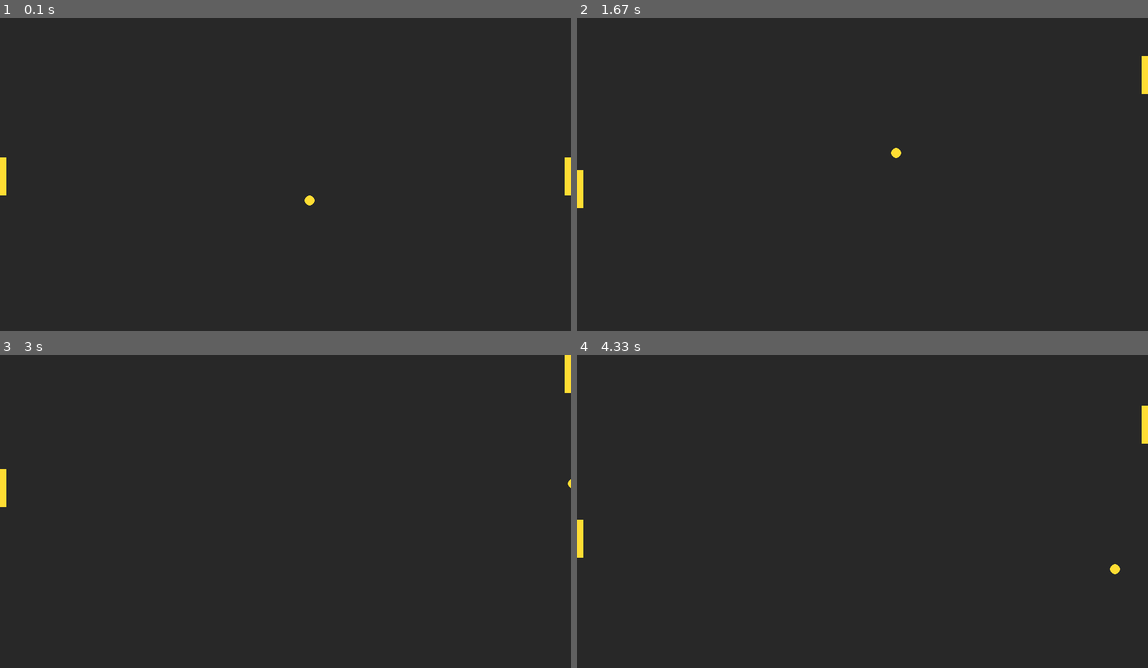
Above: before the commit, frames 1-4 (two rows, left to right).
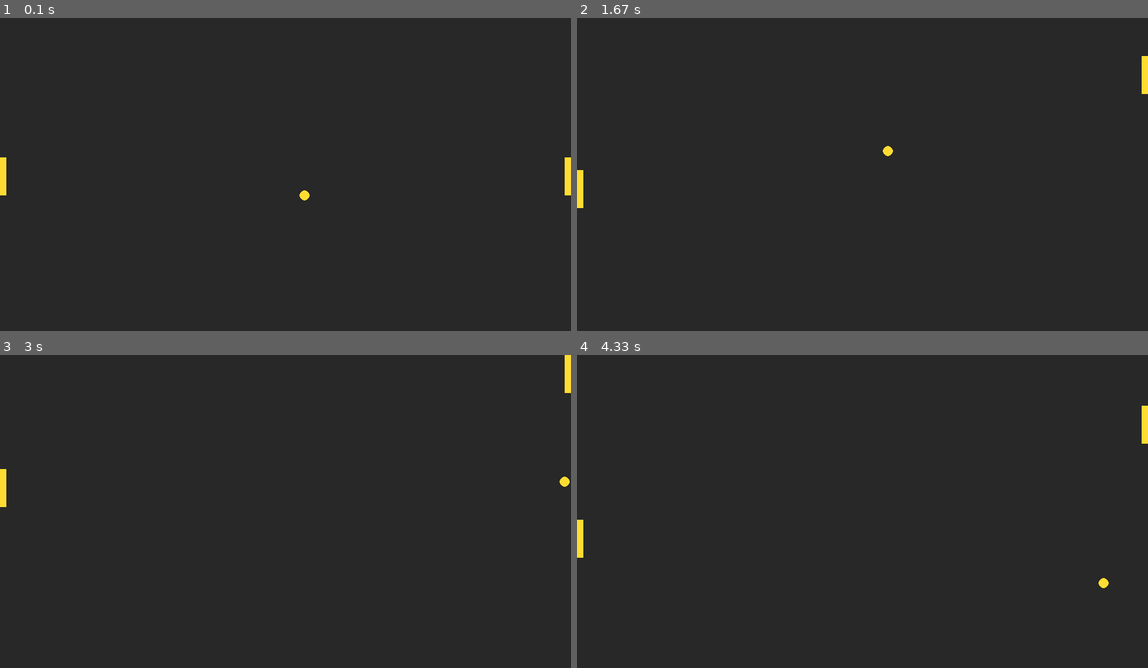
Above: after the commit, the same moments.

Repository: milankostak/KCGI-GamesAI
Game: pygame game, started from Lesson 03 - Pygame/games_ai_03_pygame.py
Same seed, same stepped clock (60 frames per second), same inputs: the game is played once before the commit and once after it.
Inputs:
- Up to frame 1 (0.1 s): no input
- Up to frame 2 (1.67 s): hold Up 0.33-0.8 s; hold Down 0.83-1.13 s; hold S 0.83-1.13 s; hold Up 1.17-1.53 s; hold W 1.17-1.53 s; hold Down from 1.57 s (still down); hold S from 1.57 s (still down)
- Up to frame 3 (3 s): release Down at 1.93 s; release S at 1.93 s; hold Up 1.97-2.27 s; hold W 1.97-2.27 s; hold Down 2.3-2.6 s; hold S 2.3-2.6 s; hold Up from 2.63 s (still down); hold W from 2.63 s (still down)
- Up to frame 4 (4.33 s): release Up at 3 s; release W at 3 s; hold Down 3.03-3.4 s; hold S 3.03-3.4 s; hold Up 3.43-3.73 s; hold W 3.43-3.73 s; hold Down 3.77-4.07 s; hold S 3.77-4.07 s; hold Up from 4.1 s (still down); hold W from 4.1 s (still down)

The runs differ from the first frame. In frame 1, less than 0.1% of the frame differs, in the area x 52-56%, y 55-60%; in frame 2, less than 0.1%; in frame 3, less than 0.1%; in frame 4, less than 0.1%, in the area x 91-96%, y 66-75%.

Commit message:
Lesson 03 - Pygame

Diff:
--- a/Lesson 03 - Pygame/games_ai_03_pygame.py
+++ b/Lesson 03 - Pygame/games_ai_03_pygame.py
@@ -7,11 +7,11 @@
 
     # Screen dimensions
     screen_width, screen_height = 900, 500
-    screen = pygame.display.set_mode((screen_width, screen_height))
+    screen = pygame.display.set_mode(size=(screen_width, screen_height))
 
     # Colors
-    background_color = (40, 40, 40)
-    items_color = (255, 221, 51)
+    background_color = (40, 40, 40)  # dark gey
+    items_color = (255, 220, 50)  # orange
 
     # Ball settings
     ball_size = 16
@@ -19,8 +19,8 @@
     ball_y_speed = 5
 
     # Ball position
-    ball_x = screen_width // 2
-    ball_y = screen_height // 2
+    ball_x = (screen_width // 2) - (ball_size // 2)
+    ball_y = (screen_height // 2) - (ball_size // 2)
 
     # Paddles settings
     paddle_width, paddle_height = 10, 60
@@ -58,7 +58,7 @@
         if ball_y <= 0 or ball_y >= screen_height - ball_size:
             ball_y_speed *= -1
 
-        # Ball collision with paddles
+        # Ball collisions with paddles
         left_paddle_collision = ball_x <= paddle_width and left_paddle_y < ball_y < left_paddle_y + paddle_height
         right_paddle_collision = (ball_x >= screen_width - paddle_width - ball_size) and \
                                  (right_paddle_y < ball_y < right_paddle_y + paddle_height)
@@ -67,12 +67,13 @@
 
         # Scoring
         if ball_x < 0 or ball_x > screen_width:
-            ball_x, ball_y = screen_width // 2, screen_height // 2
+            ball_x, ball_y = (screen_width // 2) - (ball_size // 2), (screen_height // 2) - (ball_size // 2)
 
         # Drawing
-        screen.fill(background_color)
+        screen.fill(color=background_color)
         pygame.draw.rect(screen, items_color, (0, left_paddle_y, paddle_width, paddle_height))
-        pygame.draw.rect(screen, items_color, (screen_width - paddle_width, right_paddle_y, paddle_width, paddle_height))
+        pygame.draw.rect(screen, items_color,
+                         (screen_width - paddle_width, right_paddle_y, paddle_width, paddle_height))
         pygame.draw.ellipse(screen, items_color, (ball_x, ball_y, ball_size, ball_size))
 
         pygame.display.flip()
@@ -84,5 +85,5 @@
 if __name__ == "__main__":
     main()
 
-# Ctrl+Alt+O - Organize imports
-# Ctrl+Alt+L - Format code according to the settings
+# Ctrl+Alt+O / Control+Option+O = Organize imports
+# Ctrl+Alt+L / Option+Command+L = Format code according to the settings
